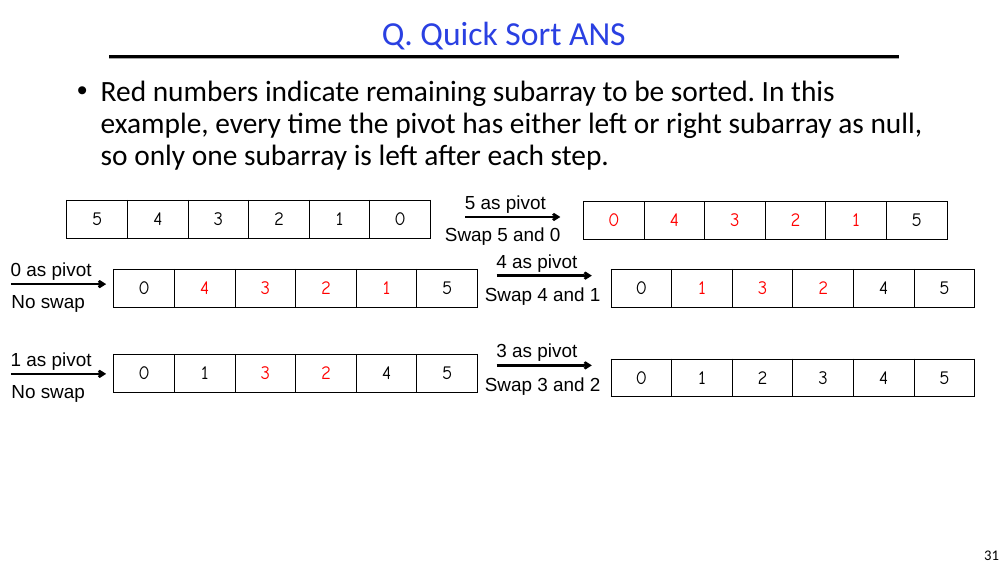
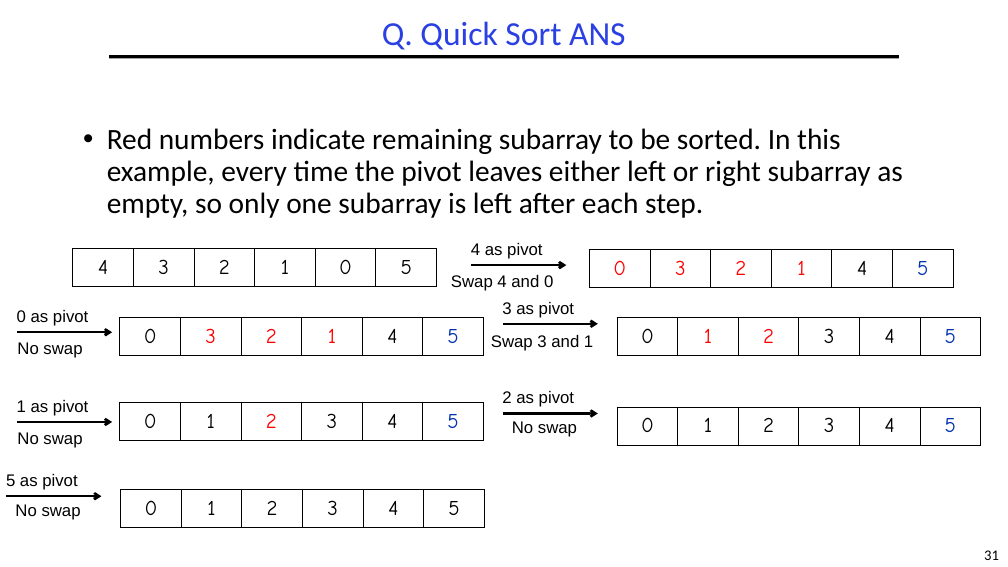
Before and after one commit to guhofstra/CSC111Fa25, a slide deck: slide 31 of PPTs/Exam/CSC017 FinalExam Sp2025 ANS.pptx. Drawn at 1008x567 pixels with LibreOffice and Linux fonts; fonts in the diff are those of the drawing. Boxes give left, top, right and bottom in pixels: in the first picture for what was removed or moved away, otherwise in the second. Text is boxed around its words. In the diff, an @@ line names an element or a change of style, - is before the commit and + after.

```diff
--- a/PPTs/Exam/CSC017 FinalExam Sp2025 ANS.pptx
+++ b/PPTs/Exam/CSC017 FinalExam Sp2025 ANS.pptx
@@ text at box(107, 128, 903, 218): text changed @@
-• Red numbers indicate remaining subarray to be sorted. In this example, every time the pivot has either left or right subarray as null, so only one subarray is left after each step.
+• Red numbers indicate remaining subarray to be sorted. In this example, every time the pivot leaves either left or right subarray as empty, so only one subarray is left after each step.
@@ table at box(73, 249, 436, 287) @@
-row 1: 5 | 4 | 3 | 2 | 1 | 0
+row 1: 4 | 3 | 2 | 1 | 0 | 5
@@ table: place and size @@
-table at box(67, 200, 430, 383)
+table at box(73, 249, 436, 287)
@@ text at box(471, 243, 542, 259): text changed; size 18 to 16 pt @@
-5 as pivot
+4 as pivot
@@ table at box(590, 250, 953, 287) @@
-row 1: 0 | 4 | 3 | 2 | 1 | 5
+row 1: 0 | 3 | 2 | 1 | 4 | 5
@@ size 18 to 20 pt in "0", "5" @@
@@ text colour #000000 to #0234AD in "5" @@
@@ text at box(451, 275, 553, 291): text changed; size 18 to 16 pt @@
-Swap 5 and 0
+Swap 4 and 0
@@ table at box(120, 318, 483, 355) @@
-row 1: 0 | 4 | 3 | 2 | 1 | 5
+row 1: 0 | 3 | 2 | 1 | 4 | 5
@@ size 18 to 20 pt in "0", "5" @@
@@ text colour #000000 to #0234AD in "5" @@
@@ text at box(502, 302, 574, 318): text changed; size 18 to 16 pt @@
-4 as pivot
+3 as pivot
@@ table at box(617, 318, 980, 355) @@
-row 1, column 3: 3
+row 1, column 3: 2
-row 1, column 4: 2
+row 1, column 4: 3
@@ size 18 to 20 pt in "0", "1", "4", "5" @@
@@ text colour #000000 to #0234AD in "5" @@
@@ size 18 to 16 pt in 4 elements at box(17, 400, 88, 416), box(17, 432, 82, 448), box(17, 310, 88, 326), box(17, 342, 82, 358) @@
@@ text at box(491, 335, 593, 351): text changed; size 18 to 16 pt @@
-Swap 4 and 1
+Swap 3 and 1
@@ table: place and size @@
-table at box(114, 355, 477, 392)
+table at box(120, 402, 483, 440)
@@ table at box(120, 402, 483, 440) @@
-row 1, column 3: 3
+row 1, column 3: 2
-row 1, column 4: 2
+row 1, column 4: 3
@@ size 18 to 20 pt in "0", "1", "4", "5" @@
@@ text colour #000000 to #0234AD in "5" @@
@@ text at box(502, 391, 574, 407): text changed; size 18 to 16 pt @@
-3 as pivot
+2 as pivot
@@ 5 arrows, 4 tables, 3 texts: place and size @@
-5 arrows, 4 tables, 3 texts at box(11, 202, 974, 397)
+5 arrows, 4 tables, 3 texts at box(17, 250, 980, 445)
@@ table at box(617, 408, 980, 445) @@
@@ size 18 to 20 pt @@
@@ text colour #000000 to #0234AD in "5" @@
@@ text "No swap": place and size @@
-text "No swap" at box(11, 385, 85, 402)
+text "No swap" at box(17, 432, 82, 448)
@@ text at box(512, 421, 577, 437): text changed; size 18 to 16 pt @@
-Swap 3 and 2
+No swap
@@ text added at box(6, 474, 77, 490), 16 pt, text #000000 @@
+5 as pivot
@@ arrow added from (6, 496) to (101, 496), #000000 2.25 pt @@
@@ text added at box(15, 504, 81, 520), 16 pt, text #000000 @@
+No swap
@@ table added at box(121, 490, 484, 528), 1 rows, 6 columns @@
+0 | 1 | 2 | 3 | 4 | 5
```
Also in this commit, not shown: 2 other slides changed, 1 slide removed, 3 other files.
